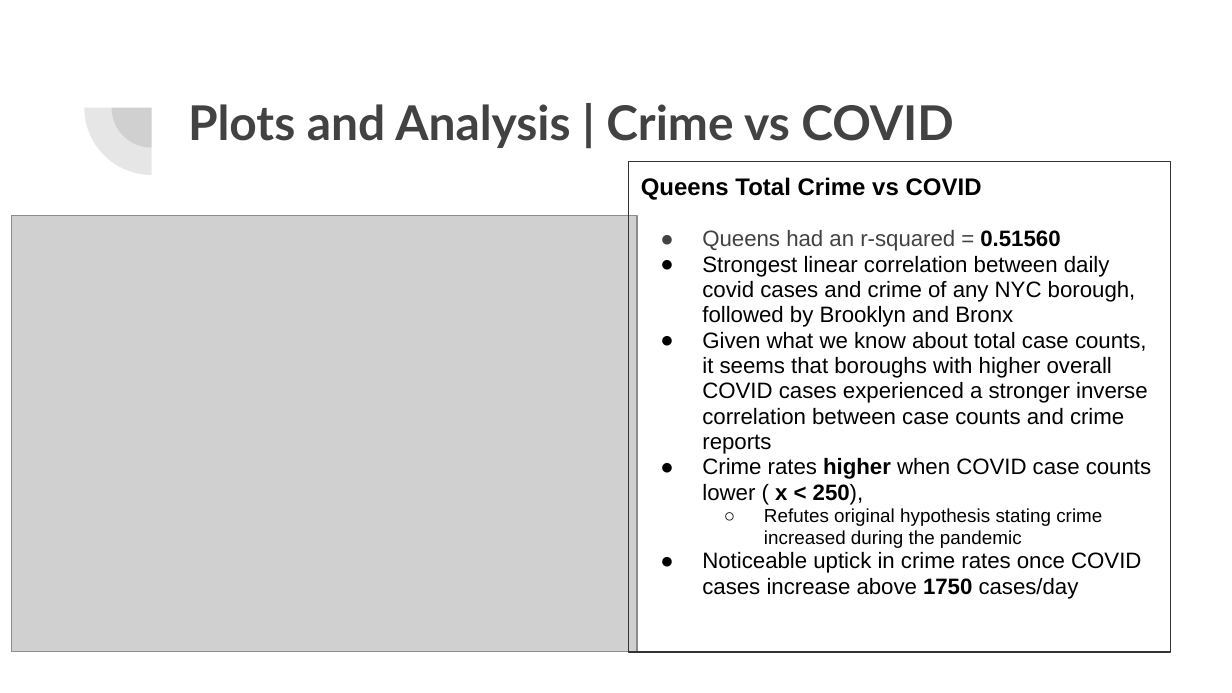
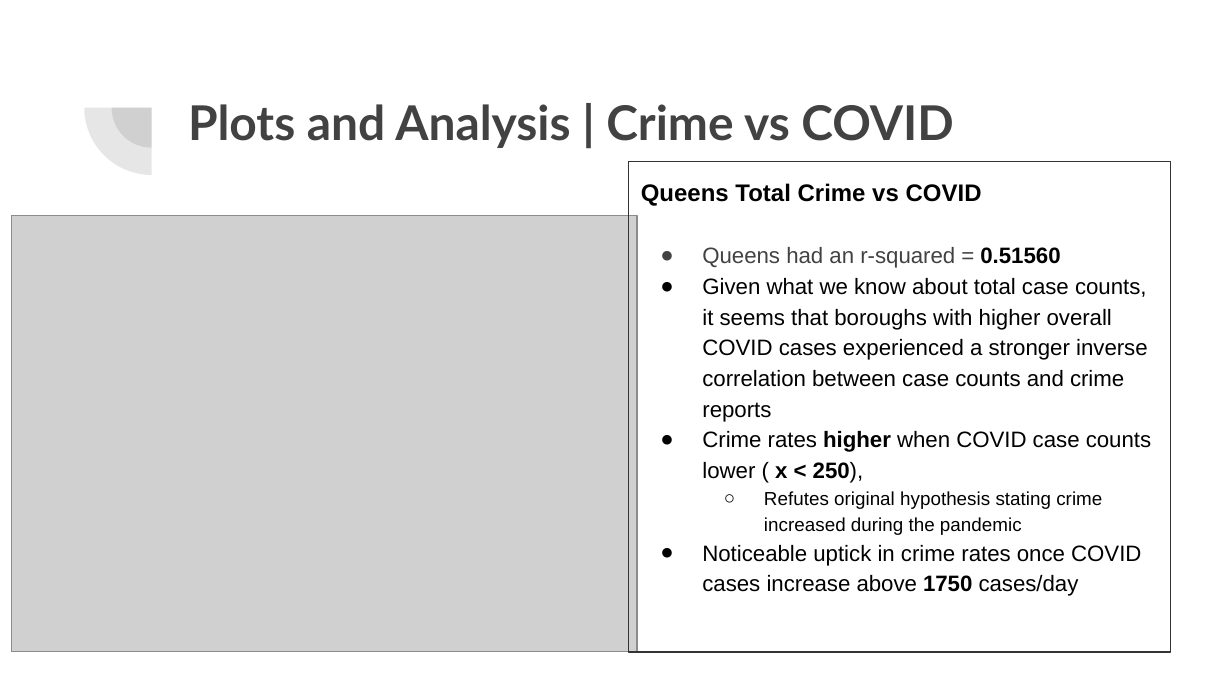
Before and after one commit to canamasc/Covid-Trends-VS-ATL-Crime, a slide deck: slide 6 of Crime Trends vs. Covid Trends.pptx. Drawn at 1232x693 pixels with LibreOffice and Linux fonts; fonts in the diff are those of the drawing; grey boxes stand for pictures. Boxes give left, top, right and bottom in pixels: in the first picture for what was removed or moved away, otherwise in the second. Text is boxed around its words. In the diff, an @@ line names an element or a change of style, - is before the commit and + after.

```diff
--- a/Crime Trends vs. Covid Trends.pptx
+++ b/Crime Trends vs. Covid Trends.pptx
@@ text "Queens Total Crime vs COVID" at <box>628,161,1170,652</box>: line spacing 0.95 to 1.15 @@
@@ text at <box>702,256,1136,327</box>: paragraph removed @@
-● Strongest linear correlation between daily covid cases and crime of any NYC borough, followed by Brooklyn and Bronx
```
Also in this commit, not shown: 5 other slides changed.
